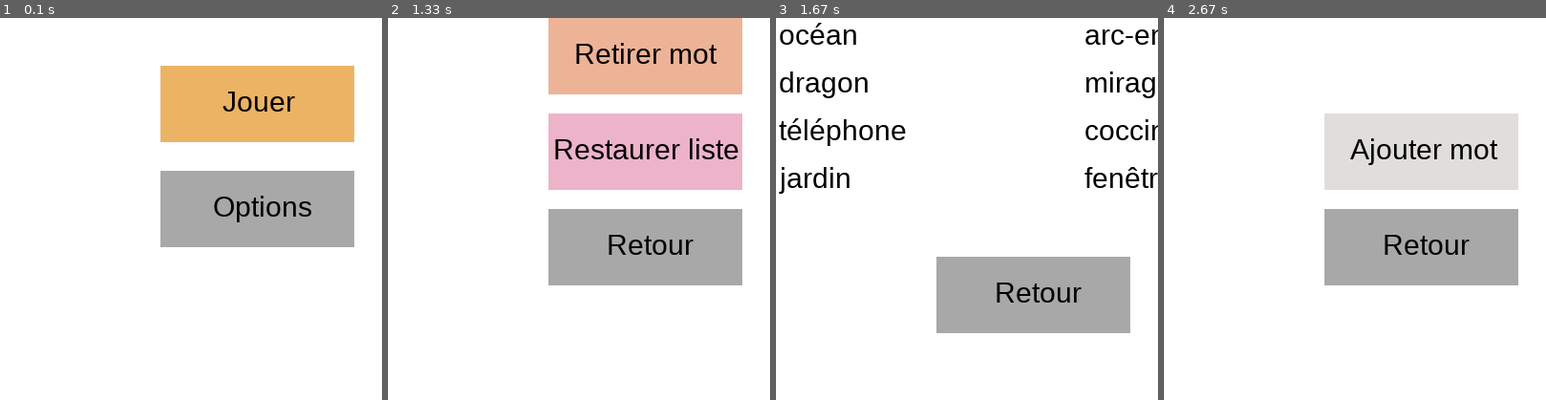
Above: before the commit, frames 1-4 (left to right).
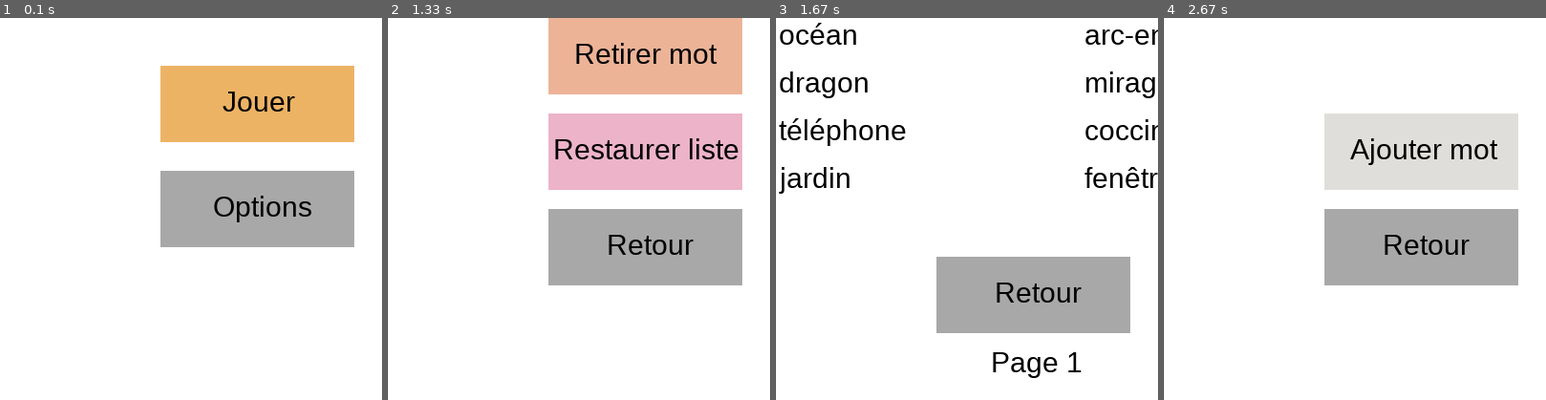
Above: after the commit, the same moments.

Repository: nicolas-riera/pendu
Game: pygame game, started from main.py
Same seed, same stepped clock (60 frames per second), same inputs: the game is played once before the commit and once after it.
Inputs (mouse positions are % of the whole screen's width and height, from its top left):
- Up to frame 1 (0.1 s): no input
- Up to frame 2 (1.33 s): click "Jouer" at 0.38 s; click (60, 72) at 0.72 s; click "Mots" at 1.05 s
- Up to frame 3 (1.67 s): click (62, 59) at 1.38 s
- Up to frame 4 (2.67 s): click ">" at 1.72 s; click "Retour" at 2.05 s; click "Ajouter mot" at 2.38 s
The pictures show only the part of the screen within x 16-66%, y 50-100%; the shares and areas given below are measured in that part.

Frames 1-2 are identical in both runs. In frame 3, 0.5% of the frame differs, in the area x 56-80%, y 87-95%; in frame 4, nothing differs.

Commit message:
feat(remove_word): Added page indicator to the remove word menu

Diff:
--- a/src/options.py
+++ b/src/options.py
@@ -170,8 +170,8 @@
 
         screen.fill("white")
 
-        words_title_button_text = my_fonts[1].render("Ajouter un mot", True, (0, 0, 0))
-        screen.blit(words_title_button_text, (230, 120))
+        words_title_text = my_fonts[1].render("Ajouter un mot", True, (0, 0, 0))
+        screen.blit(words_title_text, (230, 120))
 
         pygame.draw.rect(screen, (240, 240, 240), (70, 310, 660, 60))
         usr_word_display = my_fonts[0].render(usr_word, True, (0, 0, 0))
@@ -263,8 +263,8 @@
 
         screen.fill("white")
 
-        words_title_button_text = my_fonts[1].render("Retirer un mot", True, (0, 0, 0))
-        screen.blit(words_title_button_text, (233, 22))
+        words_title_text = my_fonts[1].render("Retirer un mot", True, (0, 0, 0))
+        screen.blit(words_title_text, (233, 22))
 
         if words_list == []:
             error_popup_empty = True
@@ -318,6 +318,9 @@
         return_button_text = my_fonts[0].render("Retour", True, (0, 0, 0))
         screen.blit(return_button_text, (356, 670))
 
+        page_indicator_text = my_fonts[0].render(f"Page {words_list_current_page + 1}", True, (0, 0, 0))
+        screen.blit(page_indicator_text, (352, 743))
+
         # Logic
 
         hover = False
